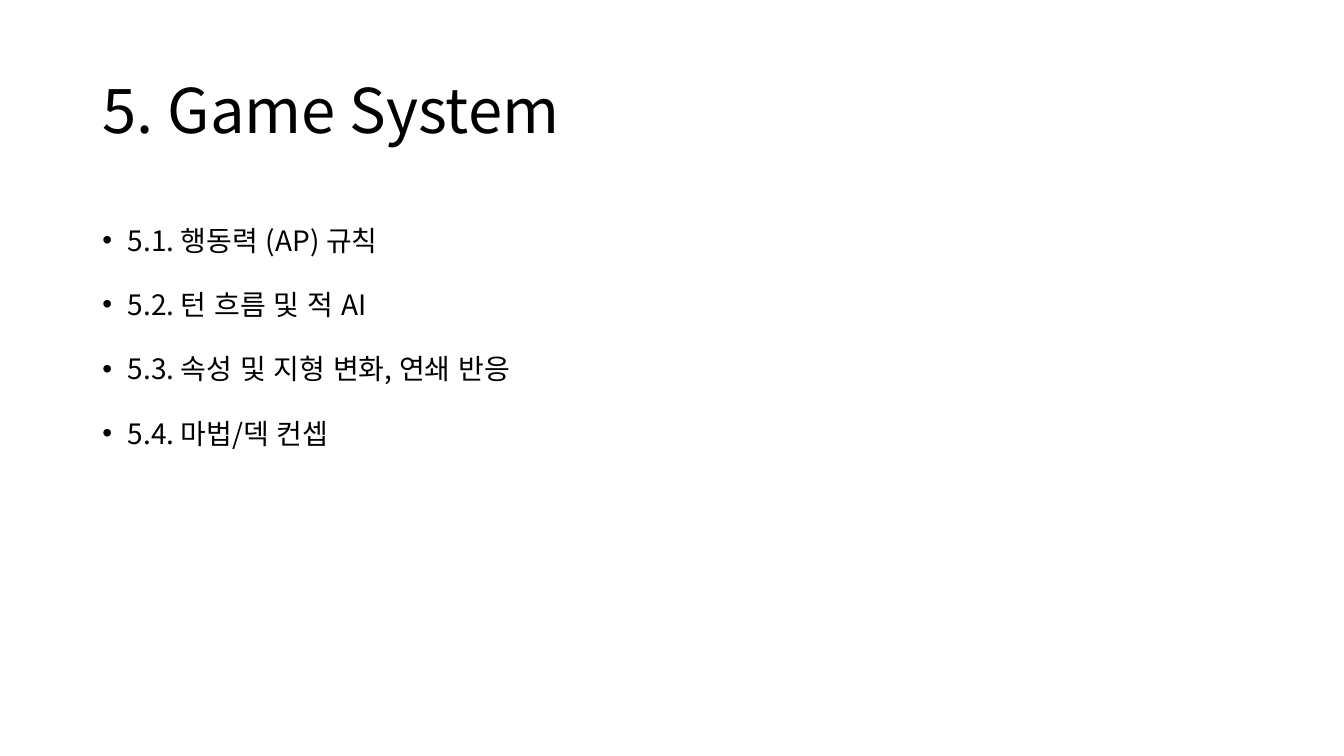
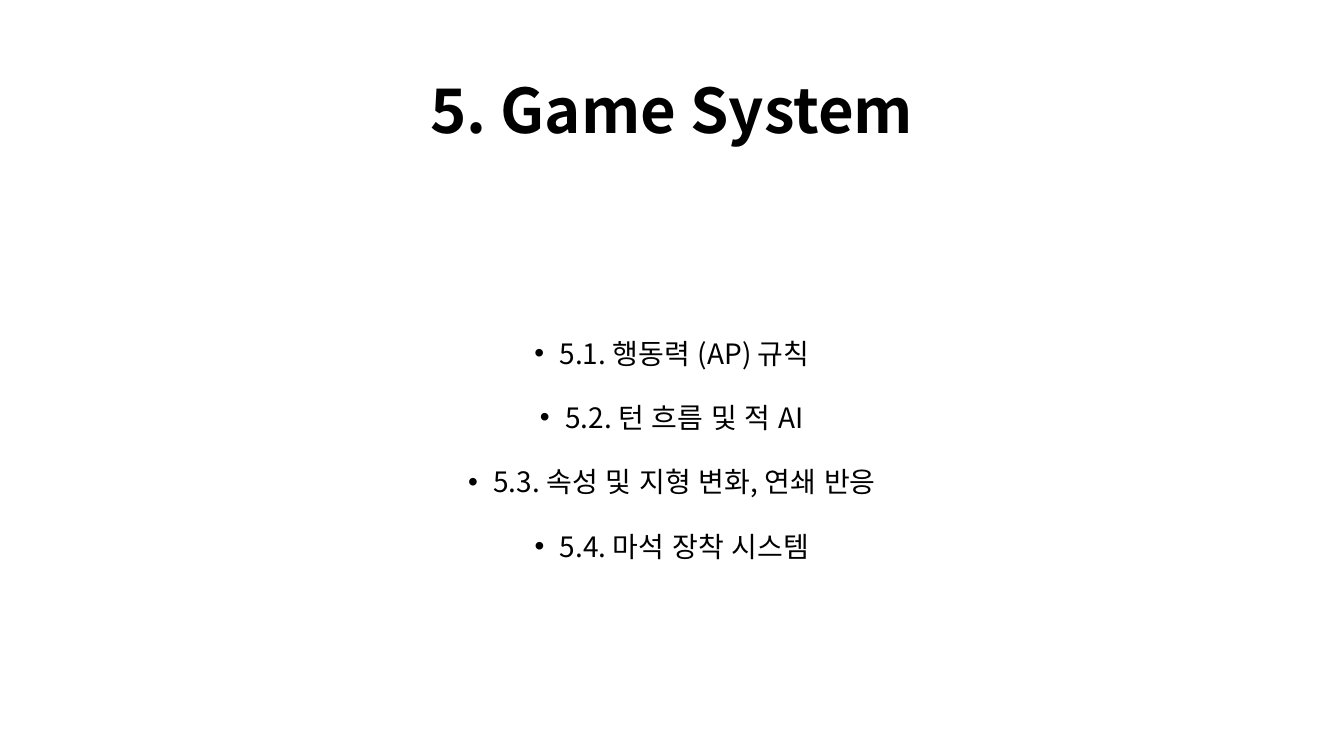
Before and after one commit to CrograNM/Project_Entropy, a slide deck: slide 13 of _문서/_Project Entropy 기획문서.pptx. Drawn at 1344x756 pixels with LibreOffice and Linux fonts; fonts in the diff are those of the drawing. Boxes give left, top, right and bottom in pixels: in the first picture for what was removed or moved away, otherwise in the second. Text is boxed around its words. In the diff, an @@ line names an element or a change of style, - is before the commit and + after.

Commit message:
#기획 : 마석 장착 시스템, 지형 속성 연쇄 반응

```diff
--- a/_문서/_Project Entropy 기획문서.pptx
+++ b/_문서/_Project Entropy 기획문서.pptx
@@ title "5. Game System" at (430, 86, 913, 147): bold on; alignment left to centre @@
@@ text "5.1. 행동력 (AP) 규칙" at (493, 340, 876, 560): vertical alignment top to middle @@
@@ text at (493, 340, 876, 497): alignment left to centre @@
@@ text at (560, 533, 809, 560): text changed @@
-• 5.4. 마법/덱 컨셉
+• 5.4. 마석 장착 시스템
```
Also in this commit, not shown: 4 other slides changed, 1 slide added.
